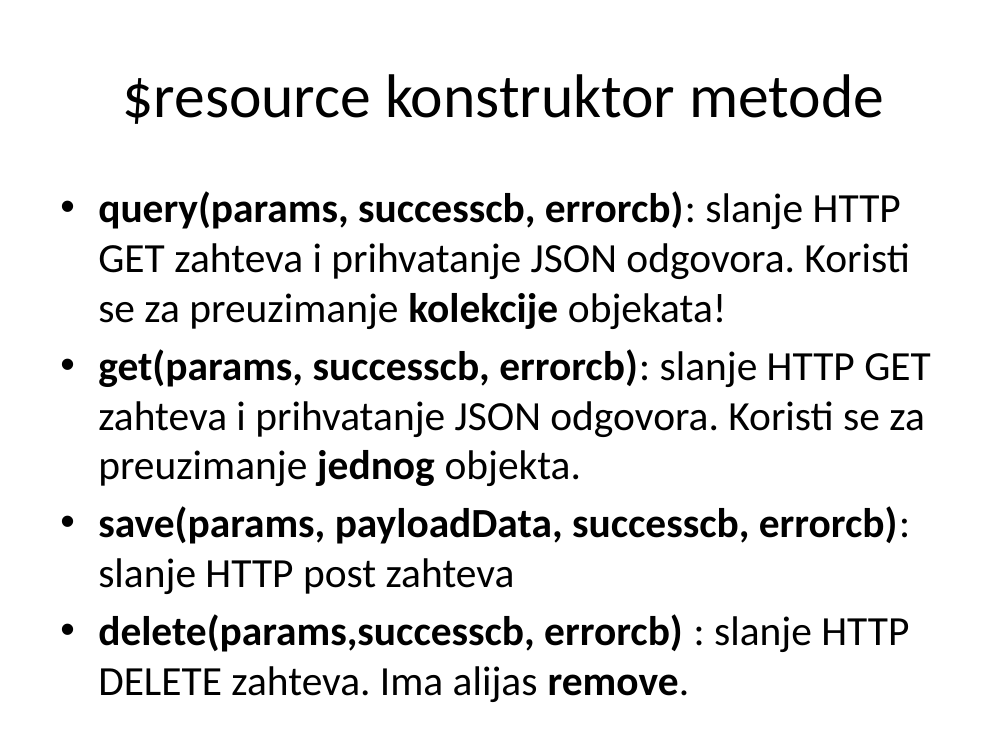
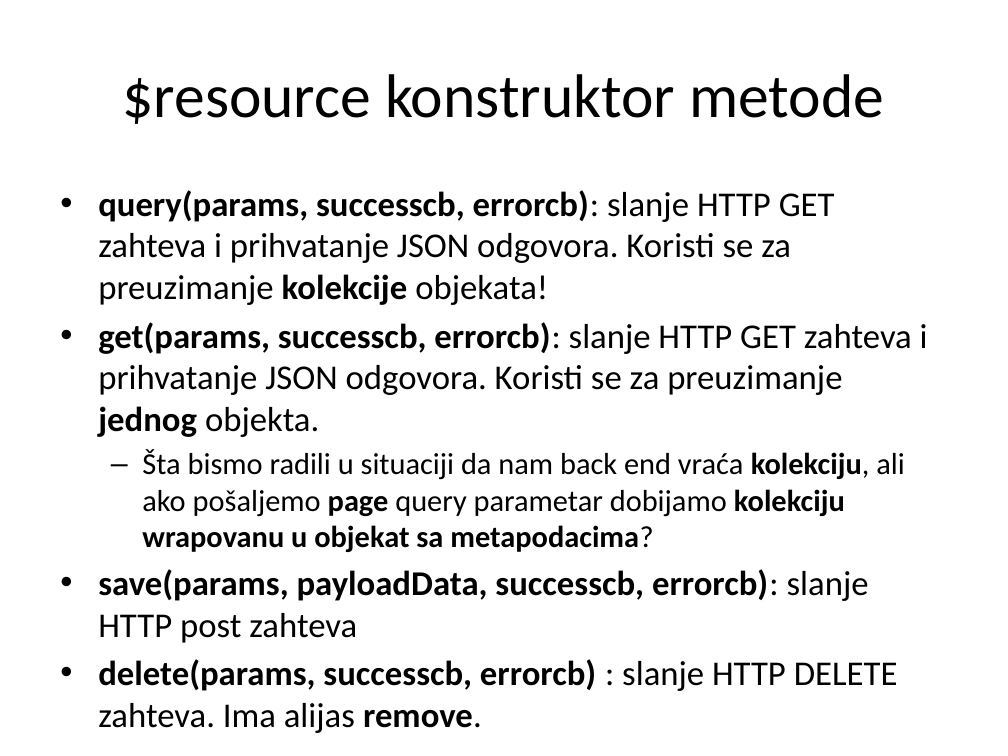
Before and after one commit to Cobrijani/2016, a slide deck: slide 26 of AngularJS/03_RESTPozivi/03 REST Pozivi.pptx (slide 25 before the commit). Drawn at 1008x756 pixels with LibreOffice and Linux fonts; fonts in the diff are those of the drawing. Boxes give left, top, right and bottom in pixels: in the first picture for what was removed or moved away, otherwise in the second. Text is boxed around its words. In the diff, an @@ line names an element or a change of style, - is before the commit and + after.

```diff
--- a/AngularJS/03_RESTPozivi/03 REST Pozivi.pptx
+++ b/AngularJS/03_RESTPozivi/03 REST Pozivi.pptx
@@ text at [98,190,928,643]: size 29.6 to 24.8 pt in "query(params, successcb, errorcb): slanje HTTP GET zahteva ...", "get(params, successcb, errorcb): slanje HTTP GET zahteva ...", "save(params, payloadData, successcb, errorcb): slanje HTTP p ..." @@
@@ text at [142,449,904,552]: paragraph added @@
+  – Šta bismo radili u situaciji da nam back end vraća kolekciju, ali ako pošaljemo page query parametar dobijamo kolekciju wrapovanu u objekat sa metapodacima?
@@ text at [98,659,898,691]: text changed; size 29.6 to 24.8 pt @@
-• delete(params,successcb, errorcb) : slanje HTTP DELETE zahteva. Ima alijas remove.
+• delete(params, successcb, errorcb) : slanje HTTP DELETE zahteva. Ima alijas remove.
```
Also in this commit, not shown: 26 other slides changed, 43 other files.
